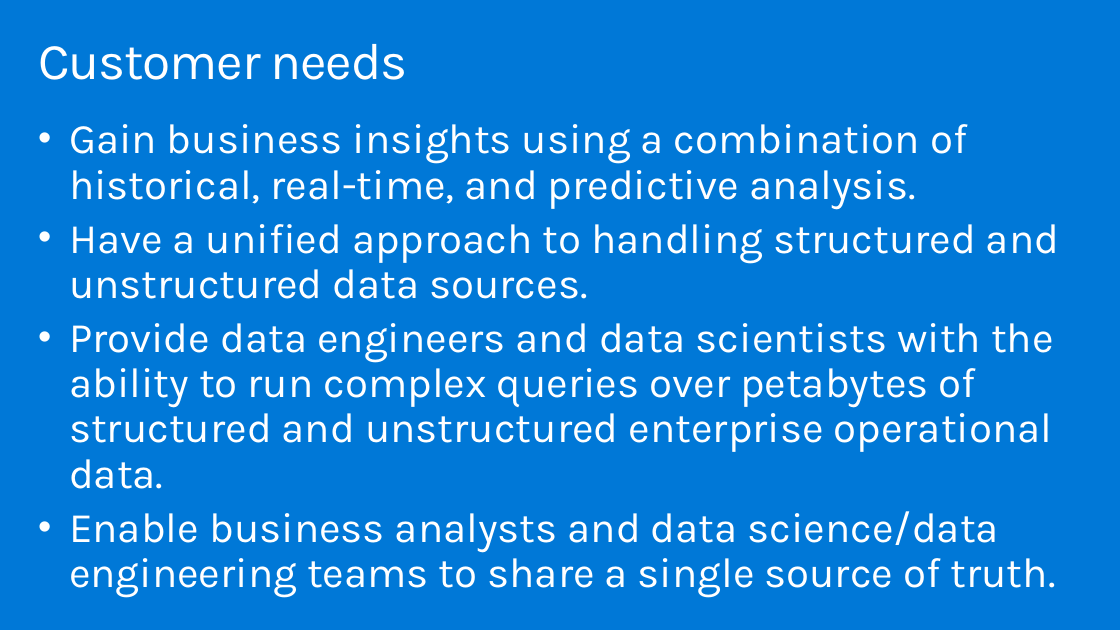
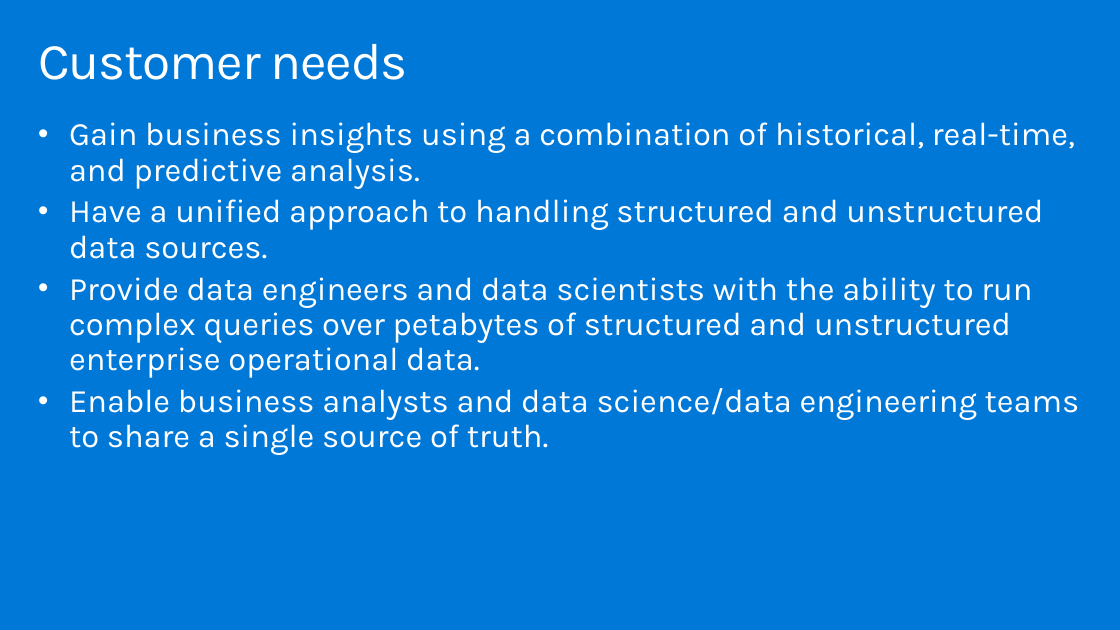
Before and after one commit to solliancenet/MCW-Azure-Synapse-Analytics, a slide deck: slide 9 of Whiteboard design session/WDS trainer presentation - Azure Synapse Analytics.pptx. Drawn at 1120x630 pixels with LibreOffice and Linux fonts; fonts in the diff are those of the drawing. Boxes give left, top, right and bottom in pixels: in the first picture for what was removed or moved away, otherwise in the second. Text is boxed around its words. In the diff, an @@ line names an element or a change of style, - is before the commit and + after.

```diff
--- a/Whiteboard design session/WDS trainer presentation - Azure Synapse Analytics.pptx
+++ b/Whiteboard design session/WDS trainer presentation - Azure Synapse Analytics.pptx
@@ text "Gain business insights using a ..." at (x1=69, y1=122, x2=1080, y2=455): size 36 to 28 pt; less space between paragraphs @@
```
Also in this commit, not shown: 26 other slides changed, 2 other files.
